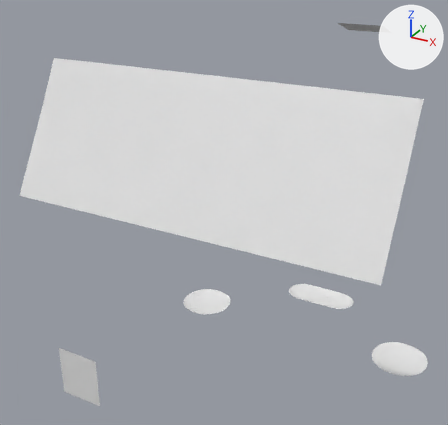
The OBJ model PadForge.App/3DModels/XboxSeries/HaloInfinite/Decal.obj, before and after one commit.
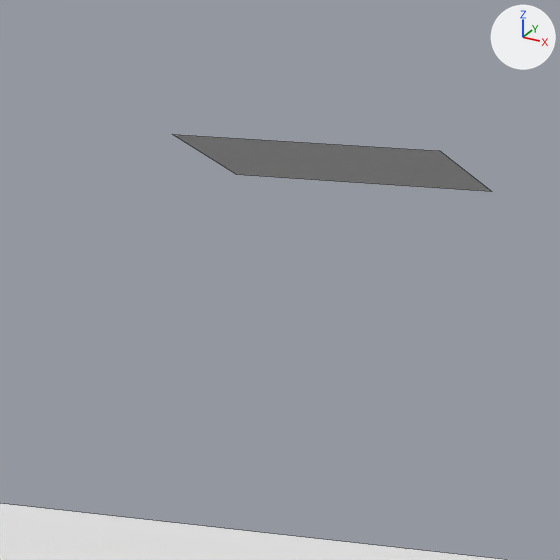
The first picture shows the older version from a 50 mm lens placed at (20.4, -75.4, 10.4), pointed at (-5.1, -29.1, -12.8). The close-ups show the older and then the newer version on the part from 69% to 90% of the width and 0% to 23% of the height of that picture. Only the edits that show in the close-ups are written down. Every picture has the same lights, and +X, +Y and +Z are marked at upper right. The close-ups show mesh edges as thin lines. Where no turn or scale is listed for an object, it has been applied to the vertices.

The first close-up shows 'Decal'.
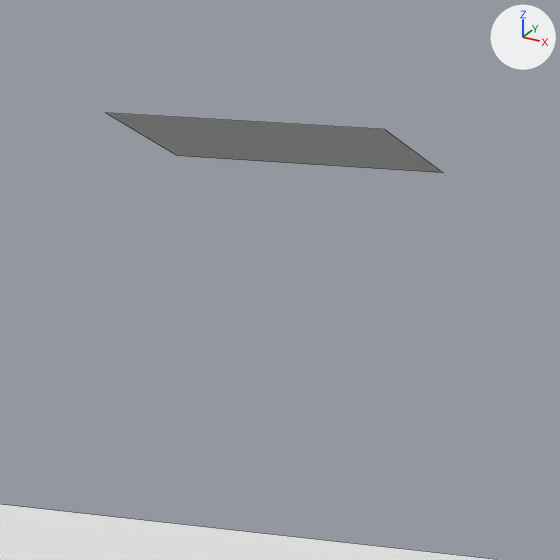
The newer file is also turned or shifted as a whole; pictures and numbers use the older file's frame.

Boxes [x1, y1, x2, y2] around the edits, measured in the close-ups (560 x 560 px; the box of a moved part takes in the faces that stretch with it):
'Decal', reshaped: before [0, 134, 504, 560]; after [0, 113, 497, 560]
part 1 of me_decal, moved or reshaped: before [172, 134, 492, 192]; after [107, 113, 442, 173]

Edits to the bpy script that builds the scene:
```text
Change me_decal:
    used by ob_decal; location = (0.0, 0.0, 0.0)
    remove me_decal.from_pydata(...)  # 653 vertices, 584 faces; spans x -13.9..13.8, y -48.2..-4.4, z -28.3..2.3
    add me_decal.from_pydata(...)  # 653 vertices, 584 faces; spans x -13.9..13.8, y -48.2..-8.0, z -28.3..2.9
    me_decal part 1: the loose piece of 4 vertices spanning x -2.5..2.5, y -8.4..-4.4, z 1.0..2.2 is moved by (0.0, -3.6, 0.7)
```
